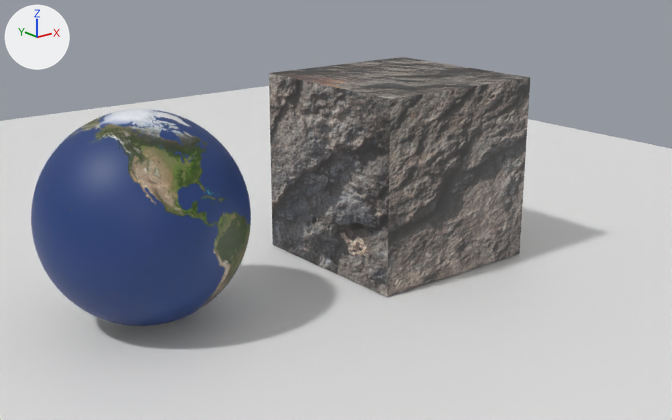
What one commit did to the COLLADA model CybtansSDK/Tests/Cybtans.Tests.Gateway/Assets/sample2/sample2.dae.
Before and after are seen from a 50 mm camera at (-3.74, -7.44, 3.64) aimed at (1.54, -0.84, 1.0). The axes (+X, +Y, +Z) are drawn at upper left. The lights are the same throughout. Where no turn or scale is listed for an object, it has been applied to the vertices.
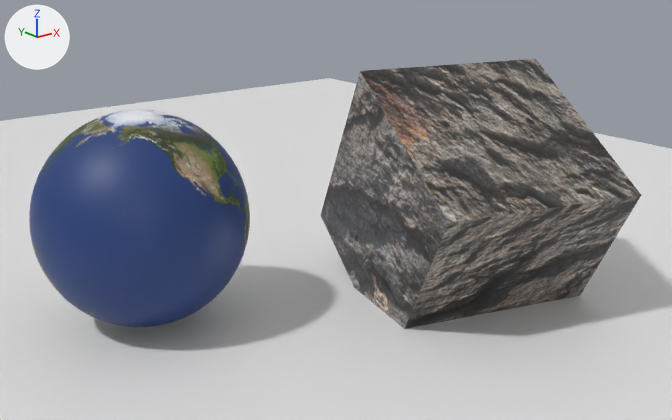
Changed parts and their boxes [x1, y1, x2, y2] in the pictures (672 x 420 px):
'Cube', moved, turned
    before: [269, 57, 530, 296]
    after: [321, 59, 641, 329]
'Sphere', moved, turned
    before: [31, 109, 251, 326]
    after: [29, 109, 250, 327]

Diff of the bpy script that builds the scene:
```diff
--- a/CybtansSDK/Tests/Cybtans.Tests.Gateway/Assets/sample2/sample2.dae.py
+++ b/CybtansSDK/Tests/Cybtans.Tests.Gateway/Assets/sample2/sample2.dae.py
@@ ob_sphere @@
 ob_sphere = bpy.data.objects.new('Sphere', me_sphere)
-ob_sphere.location = (-0.017, 0.049, 1.012)
+ob_sphere.location = (-0.039, 0.034, 1.012)
+ob_sphere.rotation_euler = (0.0, 0.0, 0.524)  # degrees (0, 0, 30)
@@ ob_cube @@
 ob_cube = bpy.data.objects.new('Cube', me_cube)
-ob_cube.location = (3.08, 0.015, 1.017)
+ob_cube.location = (2.846, -1.275, 0.888)
+ob_cube.rotation_euler = (0.524, 0.0, -0.262)  # degrees (30, 0, -15)
```
